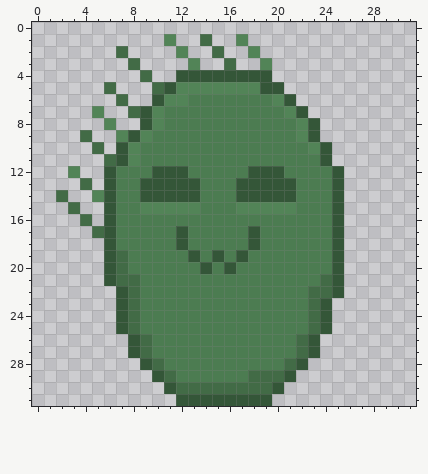
File history of a pixel-art sprite, Textures/Adventure/characters/glop_right_fall.png. Above, as it was before the edit.
The file is 32x32 pixels.
And afterwards:
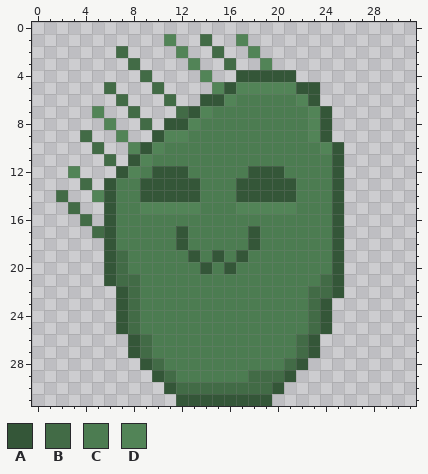
Palette (. is transparent): A #345638  B #426b46  C #4c7c51  D #528457
Message: glop diagonal textures rework
Changes in this commit:
y 4: x 12..16 AAAAA -> ..D..; x 20..21 .. -> AA
y 5: x 11..14 ADDD -> ....; x 16 D -> A; x 19..23 AA... -> DDDAA
y 6: x 10..16 ADDCCCC -> .B..AAD; x 20..23 DA.. -> CCDA
y 7: x 9..14 ADCCCC -> ...BAD; x 21..24 DA.. -> CCDA
y 8: x 9..13 ADCCC -> B.AAD; x 22..24 DA. -> CDA
y 9: x 8..12 ADCCC -> ..ADD; x 22..24 DA. -> CDA
y 10: x 7 A -> .; x 9..10 CC -> AD; x 23..25 DA. -> CDA
y 11: x 7..9 ADC -> .AD; x 24..25 A. -> CA
y 12: x 6..8 ACC -> .AD
Boxes around the changes in both pictures, in picture pixels (x1, y1, x2, y2):
changed: (104, 70, 344, 178)
